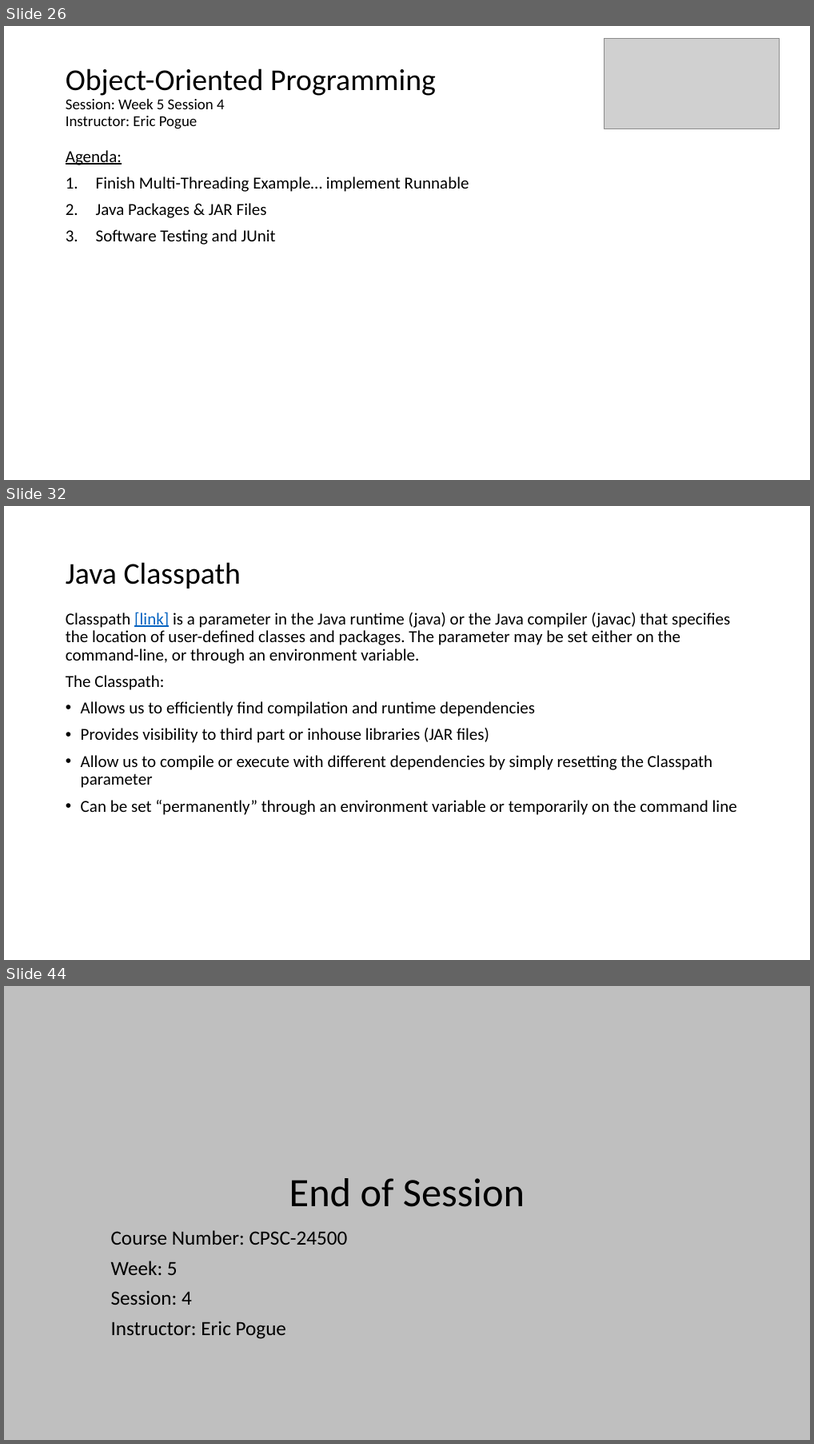
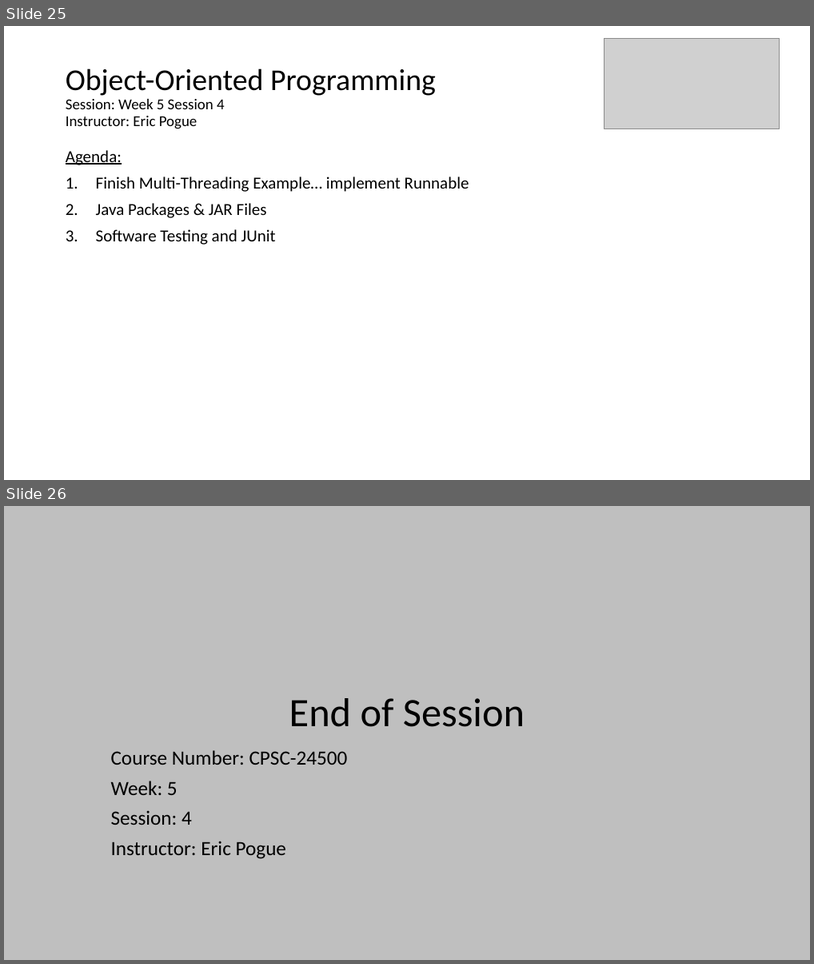
Before and after one commit to EricJPogue/www-epogue-info, a slide deck: CPSC-24500/Week06/2017SpringW06Slides.pptx. Shown one above the other, each under a label of ours: slides 26, 32 and 44 before the commit, slides 25 and 26 after it; the slides between them are not shown. The pictures are 814x1444 and 814x964 pixels, drawn with LibreOffice and Linux fonts; fonts in the diff are those of the drawing; grey boxes stand for pictures. Boxes give left, top, right and bottom in pixels: in the first picture for what was removed or moved away, otherwise in the second. Text is boxed around its words. In the diff, an @@ line names an element or a change of style, - is before the commit and + after.

```diff
--- a/CPSC-24500/Week06/2017SpringW06Slides.pptx
+++ b/CPSC-24500/Week06/2017SpringW06Slides.pptx
@@ slide 32 removed at <box>4,506,810,960</box>, background #FFFFFF @@
@@ title removed at <box>66,562,242,588</box> @@
-Java Classpath
@@ text removed at <box>66,612,738,815</box> @@
-Classpath [link] is a parameter in the Java runtime (java) or the Java compiler (javac) that specifies the location of user-defined classes and packages. The parameter may be set either on the command-line, or through an environment variable.
-The Classpath:
-• Allows us to efficiently find compilation and runtime dependencies
-• Provides visibility to third part or inhouse libraries (JAR files)
-• Allow us to compile or execute with different dependencies by simply resetting the Classpath parameter
-• Can be set “permanently” through an environment variable or temporarily on the command line
@@ what was slide 26 is now slide 25 @@
@@ what was slide 44 is now slide 26 @@
```
Also in this commit, not shown: 1 slide changed, 1 slide added, 18 other slides removed, 2 other files.
